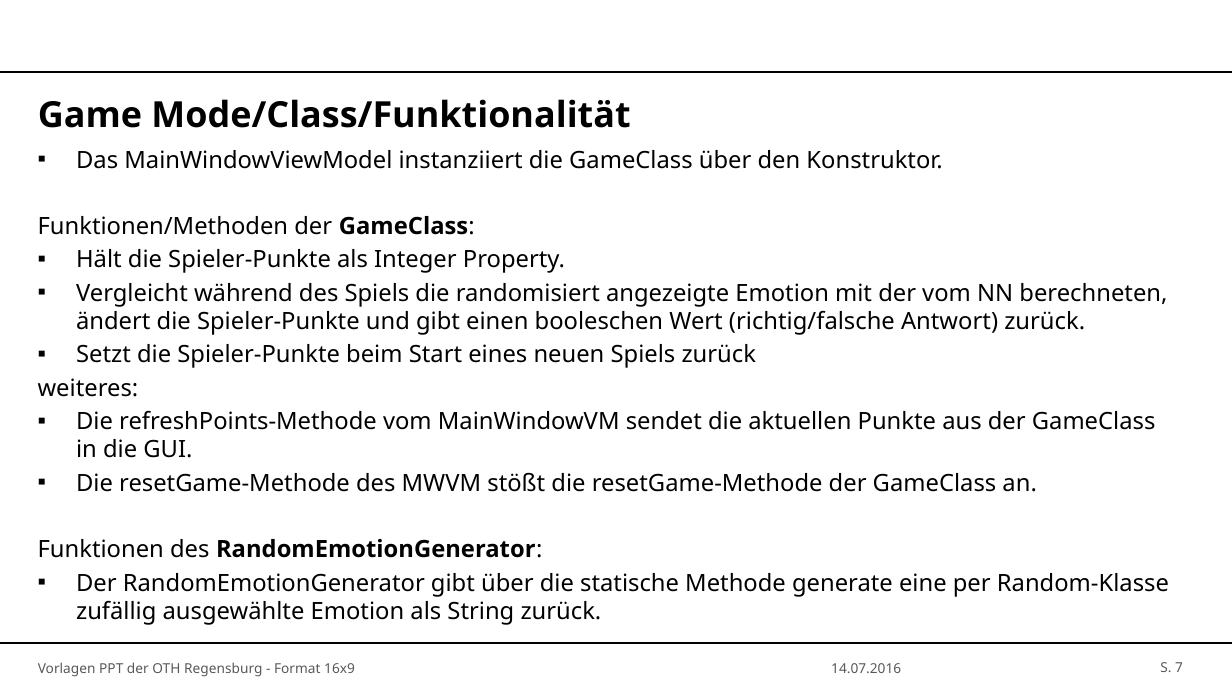
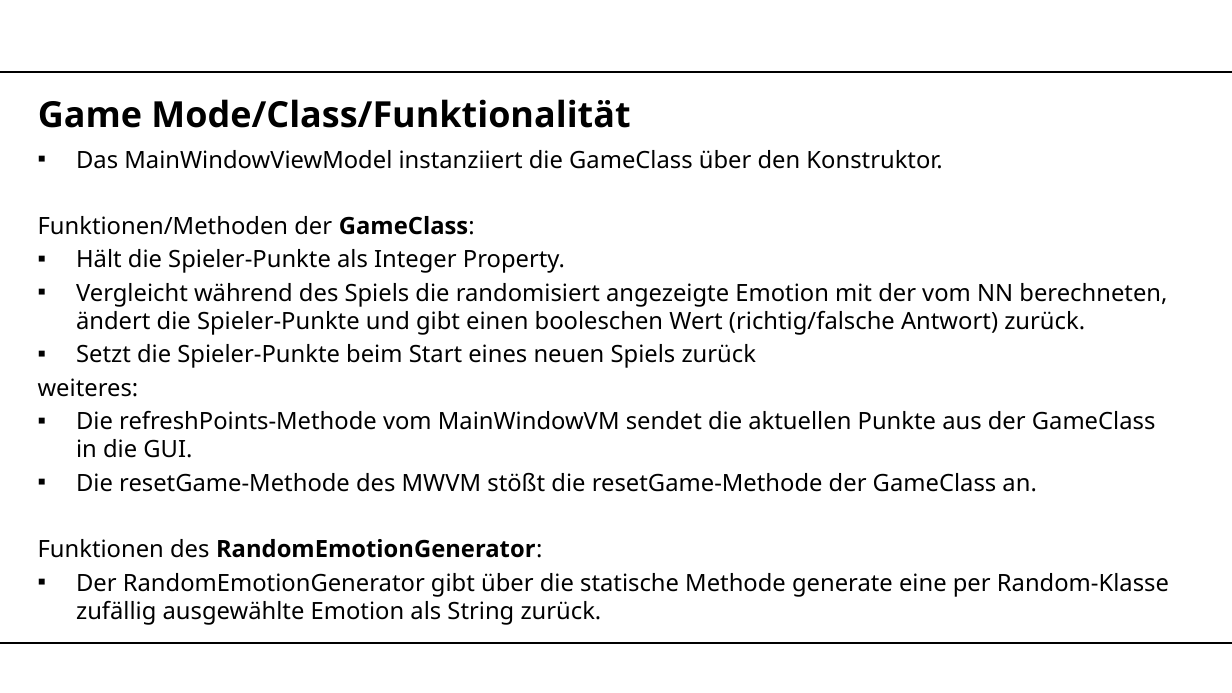
Before and after one commit to Eleanor1702/EmotionRecognition, a slide deck: slide 7 of documents/Präsentation/P2Präsentation.pptx. Drawn at 1232x693 pixels with LibreOffice and Linux fonts; fonts in the diff are those of the drawing; background and template pictures are left out. Boxes give left, top, right and bottom in pixels: in the first picture for what was removed or moved away, otherwise in the second. Text is boxed around its words. In the diff, an @@ line names an element or a change of style, - is before the commit and + after.

```diff
--- a/documents/Präsentation/P2Präsentation.pptx
+++ b/documents/Präsentation/P2Präsentation.pptx
@@ text removed at (38, 662, 355, 677) @@
-Vorlagen PPT der OTH Regensburg - Format 16x9
@@ text removed at (831, 663, 901, 673) @@
-14.07.2016
@@ page number removed at (1160, 662, 1183, 672) @@
-S. 7
```
Also in this commit, not shown: 2 other slides changed.
